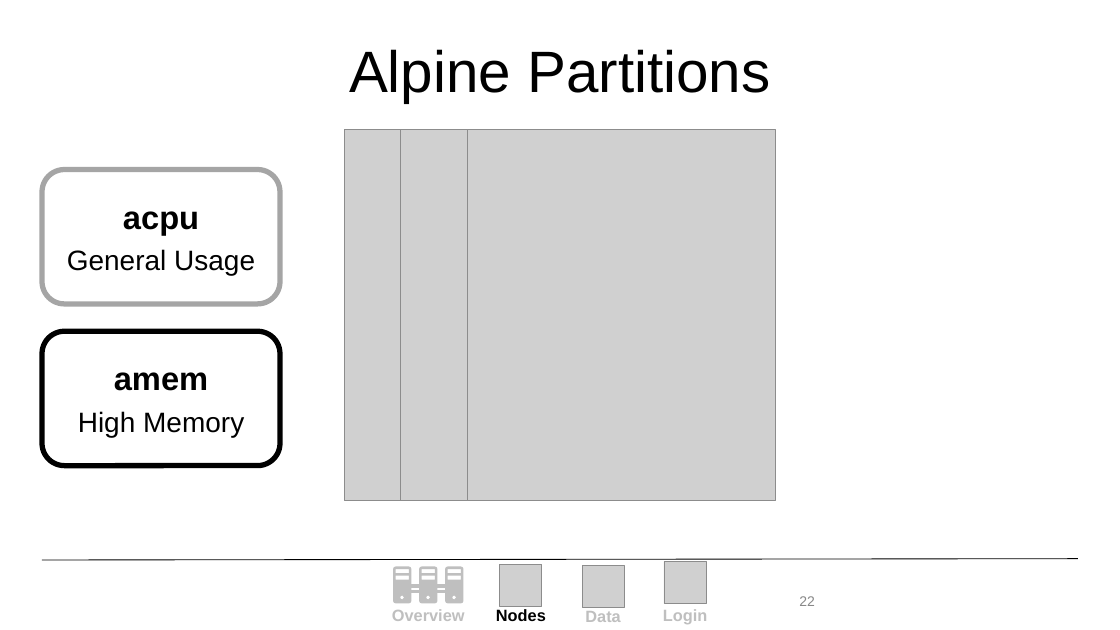
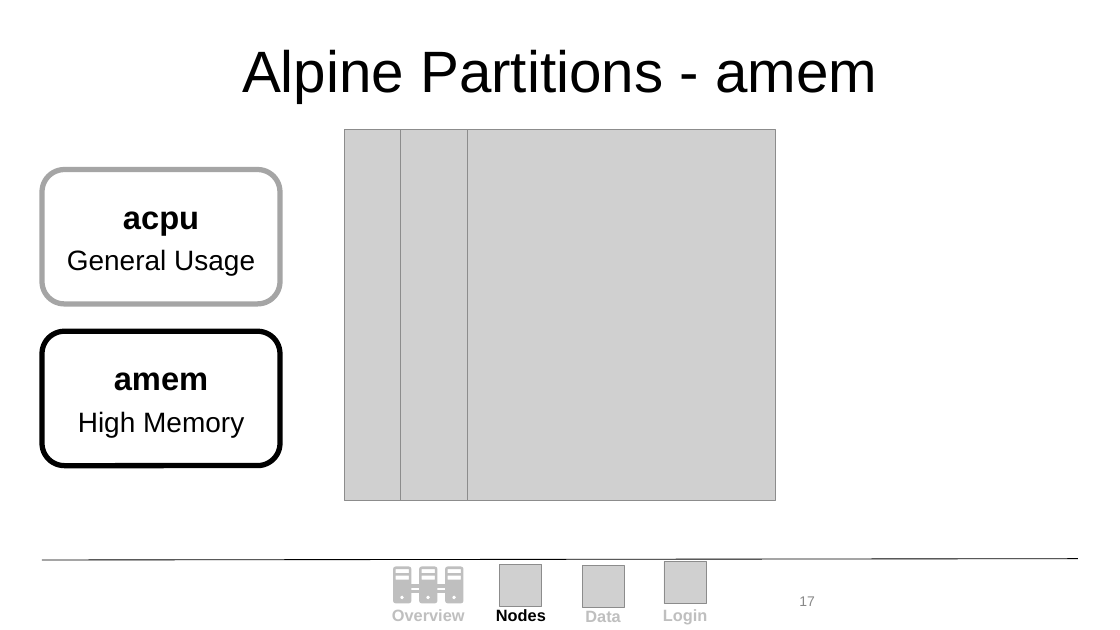
Before and after one commit to ResearchComputing/New_User_Seminar, a slide deck: slide 17 of Alpine_New_User_Seminar.pptx (slide 22 before the commit). Drawn at 1120x630 pixels with LibreOffice and Linux fonts; fonts in the diff are those of the drawing; grey boxes stand for pictures; background and template pictures are left out. Boxes give left, top, right and bottom in pixels: in the first picture for what was removed or moved away, otherwise in the second. Text is boxed around its words. In the diff, an @@ line names an element or a change of style, - is before the commit and + after.

```diff
--- a/Alpine_New_User_Seminar.pptx
+++ b/Alpine_New_User_Seminar.pptx
@@ title at (x1=242, y1=49, x2=877, y2=103): text changed @@
-Alpine Partitions
+Alpine Partitions - amem
@@ page number at (x1=799, y1=596, x2=815, y2=606): text changed @@
-22
+17
```
Also in this commit, not shown: 12 other slides changed, 9 slides removed, 1 other file.
